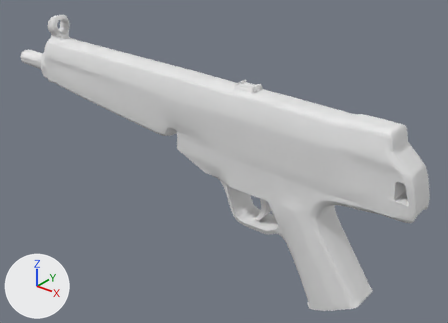
The FBX model BlendFilesForUnity/FBX/Mp5.fbx as it was, and as the next commit left it.
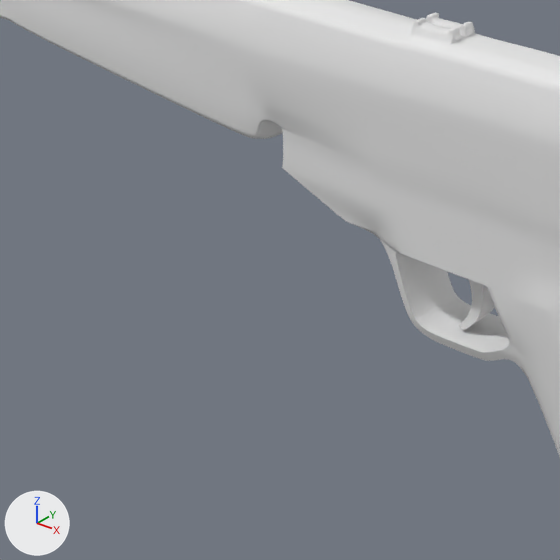
Each version is shown whole from a 50 mm lens placed at (0.509, -0.547, 0.348), pointed at (0.04, 0.039, -0.016), then close up on the part from 11% to 67% of the width and 23% to 100% of the height. The lights are fixed; the arrows at lower left show +X, +Y and +Z. The close-ups show mesh edges as thin lines.
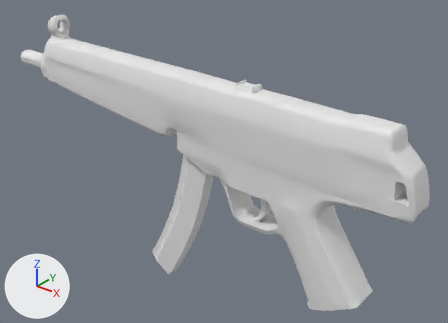
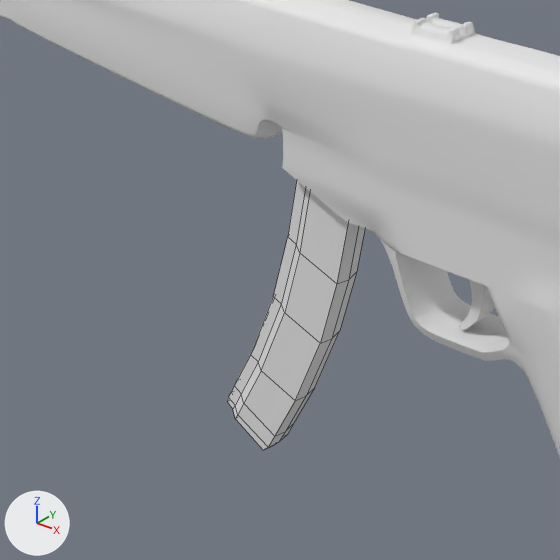
What differs and where, as boxes [x1, y1, x2, y2] in the close-ups (560 x 560 px):
'Cube.002', added: after [227, 181, 365, 450]

Edits to the bpy script that builds the scene:
```text
Add me_cube_001_1:
    me_cube_001_1.from_pydata(...)  # 76 vertices, 72 faces; spans x -0.063..0.052, y -0.01..0.01, z -0.248..-0.035
    me_cube_001_1.materials.append(mat_material)  # white #e7e7e7
Add ob_cube_002:
    ob_cube_002 = bpy.data.objects.new('Cube.002', me_cube_001_1)
    ob_cube_002.location = (0.0, 0.0, 0.0445)
```
